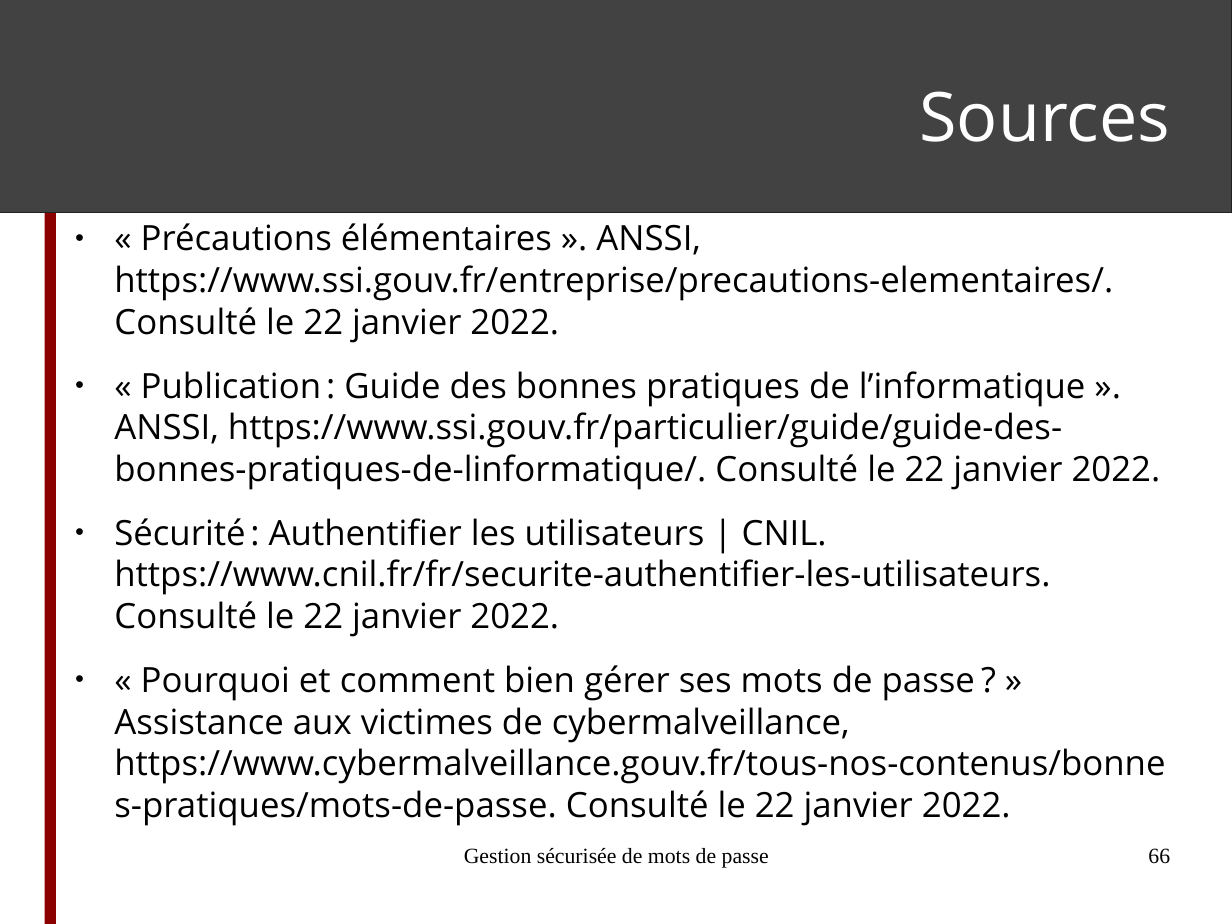
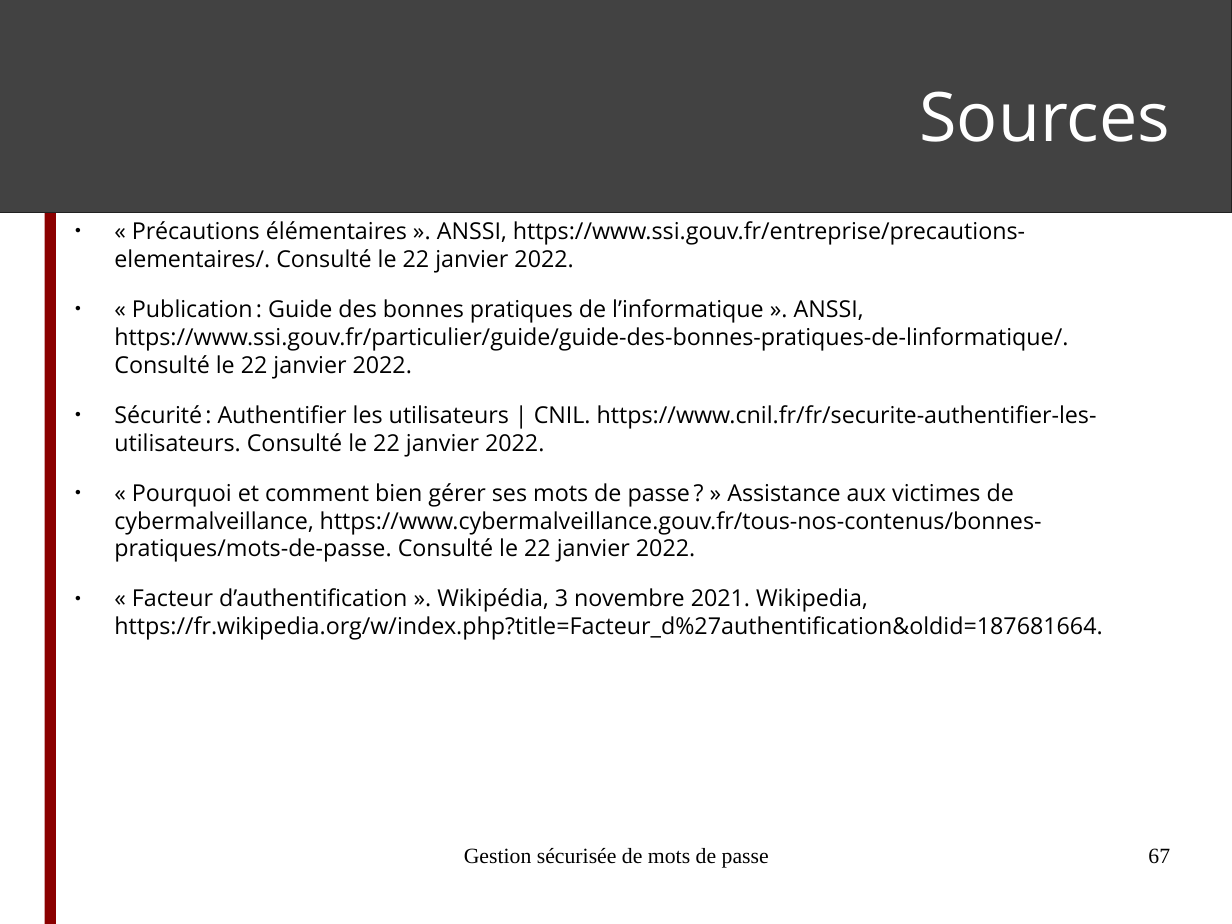
Before and after one commit to ftassy/Voyages-en-Cyberie, a slide deck: slide 67 of module_mots_de_passe/Gestion_securisee_de_mots_de_passe.odp (slide 66 before the commit). Drawn at 1232x924 pixels with LibreOffice and Linux fonts; fonts in the diff are those of the drawing. Boxes give left, top, right and bottom in pixels: in the first picture for what was removed or moved away, otherwise in the second. Text is boxed around its words. In the diff, an @@ line names an element or a change of style, - is before the commit and + after.

Commit message:
Mise à jour de la présentation des mots de passes et du README

```diff
--- a/module_mots_de_passe/Gestion_securisee_de_mots_de_passe.odp
+++ b/module_mots_de_passe/Gestion_securisee_de_mots_de_passe.odp
@@ text at box(114, 221, 1097, 562): size 22.4 to 15 pt in "« Précautions élémentaires ». ANSSI, https://www.ssi.gouv.fr ...", "« Publication : Guide des bonnes pratiques ...", "Sécurité : Authentifier les utilisateurs | CNIL. ...", "« Pourquoi et comment bien gérer ses ..." @@
@@ text at box(114, 588, 1102, 640): paragraph added @@
+● « Facteur d’authentification ». Wikipédia, 3 novembre 2021. Wikipedia, https://fr.wikipedia.org/w/index.php?title=Facteur_d%27authentification&oldid=187681664.
@@ page number at box(1148, 848, 1170, 864): text changed @@
-66
+67
```
Also in this commit, not shown: 4 other slides changed, 2 slides added, 1 slide removed, 1 other file.
